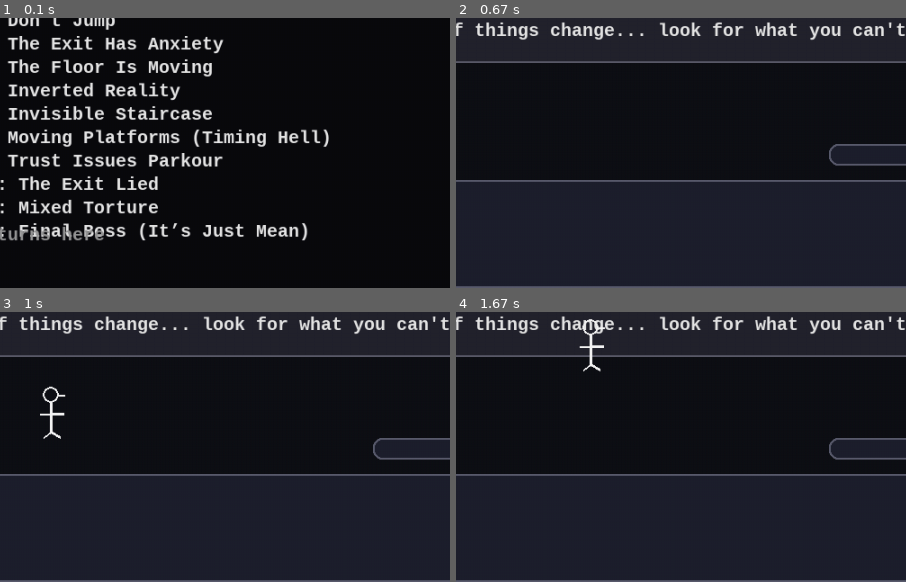
Above: before the commit, frames 1-4 (two rows, left to right).
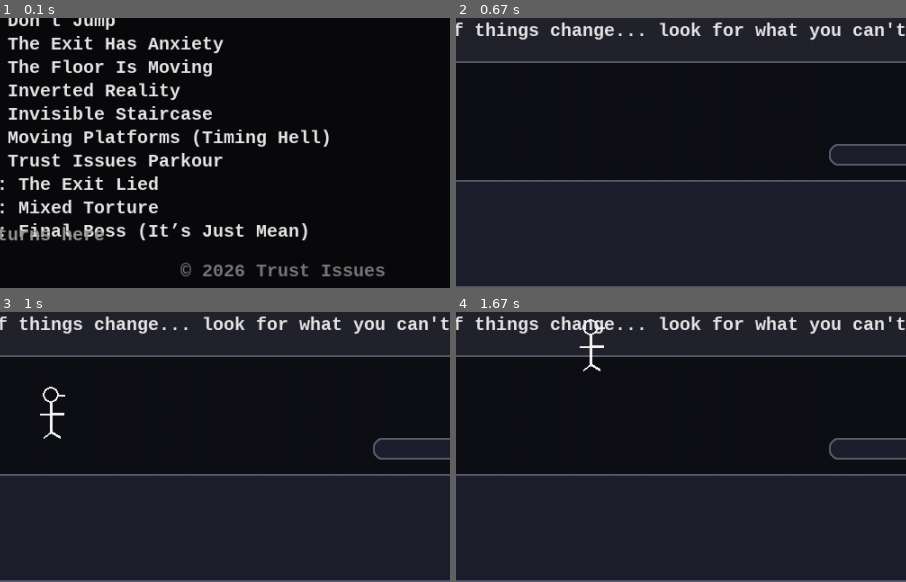
Above: after the commit, the same moments.

Repository: MaximoMaturana/trust_issues_pygame
Game: pygame game, started from main.py
Same seed, same stepped clock (60 frames per second), same inputs: the game is played once before the commit and once after it.
Inputs:
- Up to frame 1 (0.1 s): no input
- Up to frame 2 (0.67 s): tap 0 at 0.33 s
- Up to frame 3 (1 s): hold Right from 0.67 s (still down)
- Up to frame 4 (1.67 s): release Right at 1.13 s; hold Up 1.17-1.47 s; hold Right from 1.5 s (still down)
The pictures show only the part of the screen within x 19-69%, y 50-100%; the shares and areas given below are measured in that part.

The runs differ from the first frame. In frame 1, 1.0% of the frame differs, in the area x 40-86%, y 90-96%; in frame 2, nothing differs; in frame 3, nothing differs; in frame 4, nothing differs.

Commit message:
Version 3: added a 2026 footer for cleaner UI

Diff:
--- a/main.py
+++ b/main.py
@@ -484,6 +484,8 @@
             draw_center(screen, font_big, "TRUST ISSUES", 80, ACCENT)
             draw_center(screen, font_small, "Pick level: 1-9, 0=10, F1=11, F2=12", 140, (200, 200, 200))
             draw_center(screen, font_small, f"Mode: {'MIRRORED' if mgr.mirrored else 'NORMAL'}  (press M)", 170, (170, 170, 170))
+            footer = font_small.render("© 2026 Trust Issues", True, (120, 120, 120))
+            screen.blit(footer, (WIDTH // 2 - footer.get_width() // 2, HEIGHT - 30))
 
             y = 240
             for i, lv in enumerate(mgr.base_levels):
